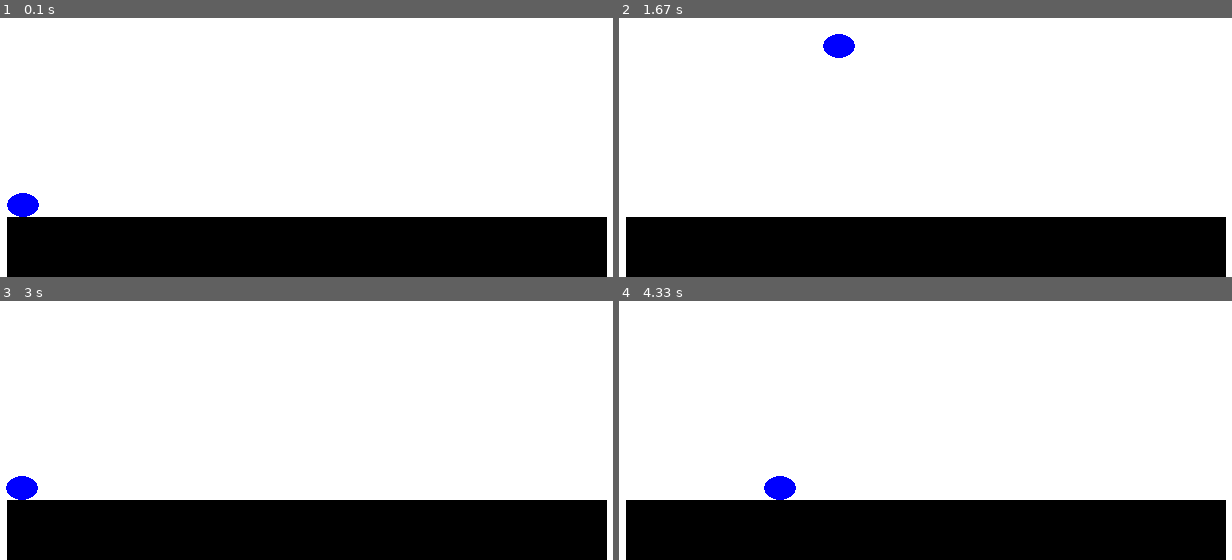
Above: before the commit, frames 1-4 (two rows, left to right).
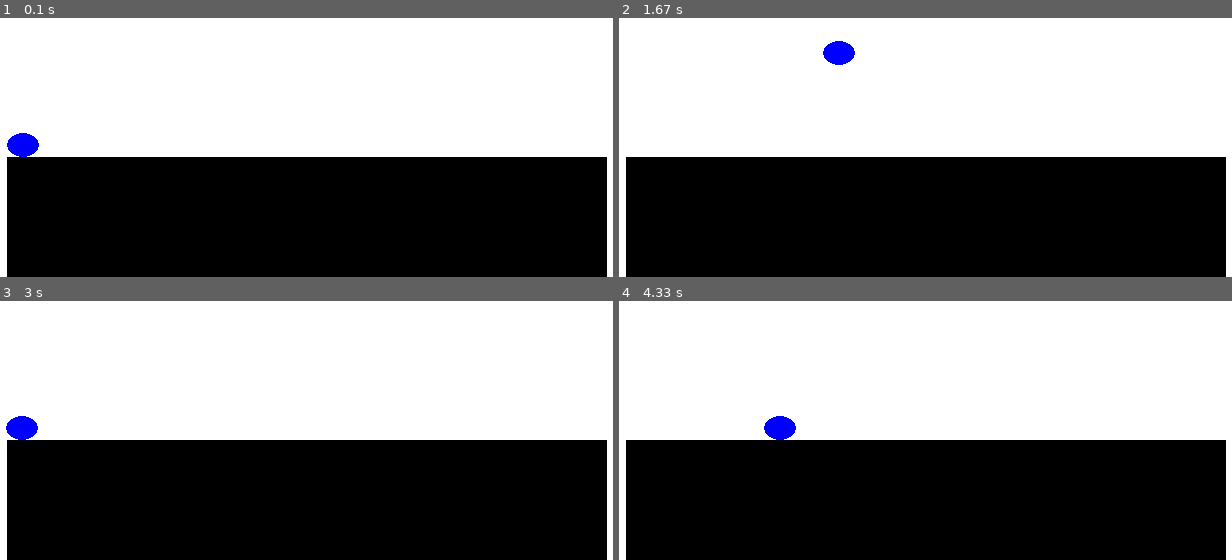
Above: after the commit, the same moments.

Repository: UCHMS19-20/final-project-circle_wars-py
Game: pygame game, started from src/game.py
Same seed, same stepped clock (60 frames per second), same inputs: the game is played once before the commit and once after it.
Inputs:
- Up to frame 1 (0.1 s): no input
- Up to frame 2 (1.67 s): hold Right 0.33-0.8 s; hold Up 0.83-1.13 s; hold Right 1.17-1.63 s
- Up to frame 3 (3 s): hold Left 1.67-2.2 s; hold Down 2.23-2.53 s; hold Left 2.57-2.97 s
- Up to frame 4 (4.33 s): hold Up 3-3.37 s; hold Right 3.4-4.03 s; hold Down from 4.07 s (still down)

The runs differ from the first frame. In frame 1, 23% of the frame differs, in the area x 1-100%, y 44-77%; in frame 2, 23%; in frame 3, 23%, in the area x 0-100%, y 44-77%; in frame 4, 23%.

Commit message:
Update game.py

Diff:
--- a/src/game.py
+++ b/src/game.py
@@ -1,8 +1,6 @@
 import pygame
 
 pygame.init()
-
-jump_current = 1
 
 width = 800
 height = 600
@@ -10,9 +8,13 @@
 character = {
     "diameter_x": width/25,
     "diameter_y": height/25,
-    "x": (width*0.125),
-    "y": (height*0.9)-(height/25),
-    "increment": width/150
+    "x": (width/8),
+    "y": (height/1.25)-(height/25),
+    "increment": width/150,
+    "y_acceleration": -height/60,
+    "y_velocity": 0,
+    "x_velocity": width/150,
+    "jumping": 0
 }
 
 win = pygame.display.set_mode((width,height), pygame.RESIZABLE)
@@ -26,47 +28,51 @@
             pygame.quit()
 
     if event.type == pygame.VIDEORESIZE:
-        surface = pygame.display.set_mode((event.w, event.h),
-            pygame.RESIZABLE)
+        surface = pygame.display.set_mode((event.w, event.h), pygame.RESIZABLE)
         character["x"] = character["x"] * event.w/width
         character["y"] = character["y"] * event.h/height
         width = event.w
         height = event.h
         character["diameter_x"] = width/25
         character["diameter_y"] = height/25
-        character["increment"] = width/150
+        character["y_acceleration"] = height/60
+        character["x_velocity"] = width/150
 
     keys = pygame.key.get_pressed()
 
     if keys[pygame.K_LEFT]:
-        character["x"] -= character["increment"]
+        character["x"] -= character["x_velocity"]
 
     if keys[pygame.K_RIGHT]:
-        character["x"] += character["increment"]
+        character["x"] += character["x_velocity"]
 
     if keys[pygame.K_DOWN]:
-        if character["x"] > width*0.125 - character["diameter_x"] and character["x"] < width*0.875:
-            character["y"] = (height*0.9)-(height/25)
-            jump_current = 1
-        else:
+        character["y_acceleration"] -= height/60
+
+    if keys[pygame.K_UP] and character["jumping"] == 0:
+        character["jumping"] = 1
+        character["y_velocity"] = height/2.5
+
+    character["y_velocity"] += character["y_acceleration"]
+    character["y"] -= round(character["y_velocity"]/25)
+    if character["x"] > width*0.125 - character["diameter_x"] and character["x"] < width*0.875:
+        if character["y"] >= (height/1.25)-(height/25):
+            character["y"] = (height/1.25)-(height/25)
+            character["y_velocity"] = 0
+            character["y_acceleration"] = -height/60
+            character["jumping"] = 0
+    else:
+        if character["y"] >= height:
             character["y"] = height
+            character["y_velocity"] = 0
+            character["y_aceleration"] = -height/60
+            character["jumping"] = 0
 
-    if keys[pygame.K_UP] or jump_current > 1:
-        if jump_current <= 25:
-            character["y"] -= round(height/1000*jump_current ** 2 * 0.05)
-            jump_current += 1
-        if jump_current > 25:
-            character["y"] += round(height/1000*(jump_current-25) ** 2 * 0.05)
-            jump_current += 1
-        if jump_current > 50:
-            jump_current = 1
+    pygame.draw.rect(win, (0, 0, 0), [width/8, height/1.25, width*0.75, height/5])
+    pygame.draw.ellipse(win, (0, 0, 255), (character["x"], character["y"], character["diameter_x"], character["diameter_y"]), width == 0)
 
-    pygame.draw.rect(win, (0, 0, 0), [width*0.125, height*0.9, width*0.75, height*0.1])
-
-    pygame.draw.ellipse(win, (0, 0, 255), (character["x"], character["y"], character["diameter_x"], character["diameter_y"]), width == 0)
     font = pygame.font.SysFont("Times New Roman", round(width/10))
     if character["x"] <= -character["diameter_x"] or character["x"] >= width or character["y"] <= -character["diameter_y"] or character["y"] >= height:
         text = font.render("Character died!", True, (0, 0, 0) )
         win.blit(text, ((0), (0)))
-    print(character["x"])
     pygame.display.update()
